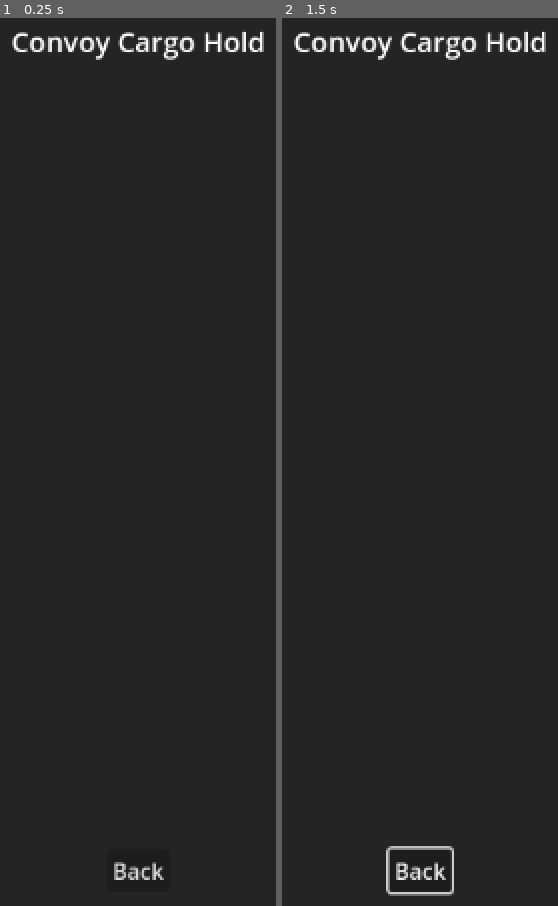
Above: before the commit, frames 1-2 (left to right).
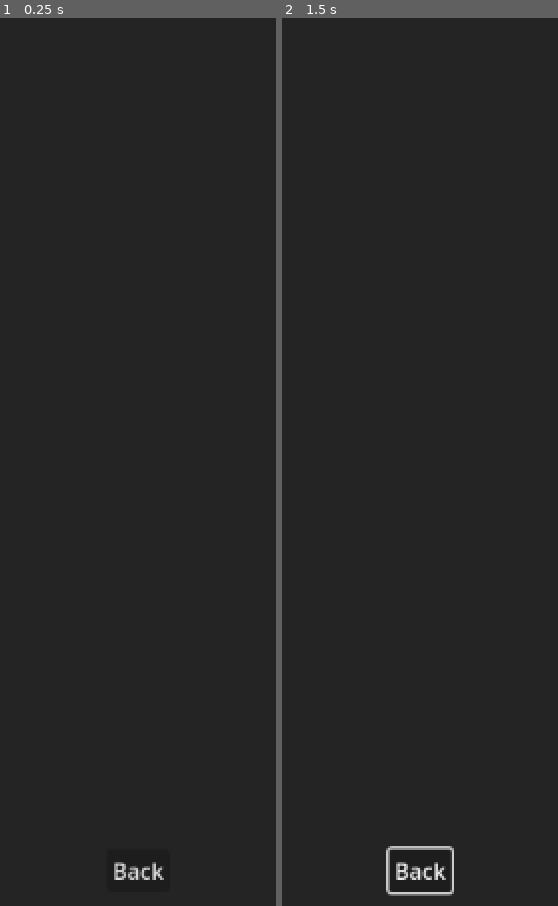
Above: after the commit, the same moments.

Repository: OoriData/DF_Godot
Game: Godot game, scene res://Scenes/ConvoyCargoMenu.tscn
The game is run twice, just before and just after one commit, with the same random seed, the same clock (stepped at 60 frames per second) and the same inputs. This scene is started directly instead of the project's main scene.
Inputs (mouse positions are in pixels of both pictures, inside the frame that each line leads up to):
- Up to frame 1 (0.25 s): no input
- Up to frame 2 (1.5 s): click "Back" at 0.5 s; move the mouse to (outside the picture) at 1.27 s; click (outside the picture) at 1.42 s

The runs differ from the first frame. In frame 1, 1.1% of the frame differs, in the area x 4-96%, y 1-5%; in frame 2, 1.1%.

Commit message:
Cargo Menu Update

Diff:
--- a/Scenes/ConvoyCargoMenu.tscn
+++ b/Scenes/ConvoyCargoMenu.tscn
@@ -36,15 +36,13 @@
 [node name="TitleLabel" type="Label" parent="MainVBox"]
 layout_mode = 2
 theme_override_font_sizes/font_size = 20
-text = "Convoy Cargo Hold"
-horizontal_alignment = 1
+horizontal_alignment = 0
 
 [node name="ScrollContainer" type="ScrollContainer" parent="MainVBox"]
 layout_mode = 2
 size_flags_vertical = 3
 
 [node name="CargoItemsVBox" type="VBoxContainer" parent="MainVBox/ScrollContainer"]
-unique_name_in_owner = true
 layout_mode = 2
 size_flags_horizontal = 3
 size_flags_vertical = 3
--- a/Scenes/ConvoyVehicleMenu.tscn
+++ b/Scenes/ConvoyVehicleMenu.tscn
@@ -60,3 +60,4 @@
 [node name="BackButton" type="Button" parent="MainVBox"]
 layout_mode = 2
 size_flags_horizontal = 4
+text = "Back"
--- a/Scripts/convoy_cargo_menu.gd
+++ b/Scripts/convoy_cargo_menu.gd
@@ -16,23 +16,46 @@
 		printerr("ConvoyCargoMenu: BackButton node not found. Ensure it's named 'BackButton' in the scene.")
 
 func initialize_with_data(data: Dictionary):
+	# Ensure this function runs only after the node is fully ready and @onready vars are set.
+	if not is_node_ready():
+		printerr("ConvoyCargoMenu: initialize_with_data called BEFORE node is ready! Deferring.")
+		call_deferred("initialize_with_data", data)
+		return
+
 	convoy_data_received = data.duplicate() # Duplicate to avoid modifying the original
 	# print("ConvoyCargoMenu: Initialized with data: ", convoy_data_received) # DEBUG
 
 	if is_instance_valid(title_label) and convoy_data_received.has("convoy_name"):
-		title_label.text = "%s - Cargo Hold" % convoy_data_received.get("convoy_name", "Unknown Convoy")
+		title_label.text = "%s" % convoy_data_received.get("convoy_name", "Unknown Convoy")
 	elif is_instance_valid(title_label):
 		title_label.text = "Cargo Hold"
 
 	_populate_cargo_list()
 
 func _populate_cargo_list():
-	if not is_instance_valid(cargo_items_vbox):
-		printerr("ConvoyCargoMenu: CargoItemsVBox node not found.")
+	# Diagnostic: Try to get the node directly here
+	var main_vbox_node: VBoxContainer = get_node_or_null("MainVBox")
+	if not is_instance_valid(main_vbox_node):
+		printerr("ConvoyCargoMenu: _populate_cargo_list - MainVBox node NOT FOUND via get_node_or_null. Path: MainVBox")
+		printerr("ConvoyCargoMenu: _populate_cargo_list - State of @onready var cargo_items_vbox: %s" % [cargo_items_vbox]) # Log original target for context
+		return
+
+	var scroll_container_node: ScrollContainer = main_vbox_node.get_node_or_null("ScrollContainer")
+	if not is_instance_valid(scroll_container_node):
+		printerr("ConvoyCargoMenu: _populate_cargo_list - ScrollContainer node NOT FOUND as child of MainVBox. Path: MainVBox/ScrollContainer")
+		printerr("ConvoyCargoMenu: _populate_cargo_list - State of @onready var cargo_items_vbox: %s" % [cargo_items_vbox])
+		return
+
+	var direct_vbox_ref: VBoxContainer = scroll_container_node.get_node_or_null("CargoItemsVBox")
+
+	if not is_instance_valid(direct_vbox_ref):
+		printerr("ConvoyCargoMenu: _populate_cargo_list - CargoItemsVBox node NOT FOUND as child of ScrollContainer. Full attempted path: MainVBox/ScrollContainer/CargoItemsVBox")
+		# Also log the state of the @onready var for comparison
+		printerr("ConvoyCargoMenu: _populate_cargo_list - State of @onready var cargo_items_vbox: %s" % [cargo_items_vbox])
 		return
 
 	# Clear any previous items from the list
-	for child in cargo_items_vbox.get_children():
+	for child in direct_vbox_ref.get_children():
 		child.queue_free()
 
 	var all_cargo_list: Array = convoy_data_received.get("all_cargo", [])
@@ -41,17 +64,21 @@
 		var no_cargo_label = Label.new()
 		no_cargo_label.text = "This convoy is carrying no cargo."
 		no_cargo_label.horizontal_alignment = HORIZONTAL_ALIGNMENT_CENTER
-		cargo_items_vbox.add_child(no_cargo_label)
+		direct_vbox_ref.add_child(no_cargo_label)
 		return
 
 	# Aggregate cargo items by name to sum quantities (as seen in ConvoyMenu)
 	var aggregated_cargo: Dictionary = {}
+	# aggregated_cargo will store: { "Item Name": { "quantity": X, "item_data_sample": { ... } } }
+
 	for cargo_item_data in all_cargo_list:
 		if cargo_item_data is Dictionary:
 			var item_name: String = cargo_item_data.get("name", "Unknown Item")
 			var item_quantity: int = cargo_item_data.get("quantity", 0)
 			if item_quantity > 0: # Only add if quantity is positive
-				aggregated_cargo[item_name] = aggregated_cargo.get(item_name, 0) + item_quantity
+				if not aggregated_cargo.has(item_name):
+					aggregated_cargo[item_name] = {"quantity": 0, "item_data_sample": cargo_item_data.duplicate(true)} # Store a sample
+				aggregated_cargo[item_name]["quantity"] += item_quantity
 		else:
 			printerr("ConvoyCargoMenu: Encountered non-dictionary item in all_cargo list: ", cargo_item_data)
 
@@ -59,16 +86,64 @@
 		var issue_label = Label.new()
 		issue_label.text = "No displayable cargo items (check quantities)."
 		issue_label.horizontal_alignment = HORIZONTAL_ALIGNMENT_CENTER
-		cargo_items_vbox.add_child(issue_label)
+		direct_vbox_ref.add_child(issue_label)
 		return
 
 	for item_name in aggregated_cargo:
-		var quantity = aggregated_cargo[item_name]
+		var agg_data = aggregated_cargo[item_name]
+		var quantity = agg_data["quantity"]
+		var item_data_sample_for_inspect = agg_data["item_data_sample"]
+
+		var hbox = HBoxContainer.new()
+		hbox.size_flags_horizontal = Control.SIZE_EXPAND_FILL
+
 		var item_label = Label.new()
 		item_label.text = "%s x %s" % [item_name, quantity]
-		item_label.set_h_size_flags(Control.SIZE_EXPAND_FILL) # Make label take full width
-		cargo_items_vbox.add_child(item_label)
+		item_label.size_flags_horizontal = Control.SIZE_EXPAND_FILL
+		item_label.size_flags_vertical = Control.SIZE_SHRINK_CENTER
+		item_label.vertical_alignment = VERTICAL_ALIGNMENT_CENTER
+
+		var inspect_button = Button.new()
+		inspect_button.text = "Inspect"
+		inspect_button.custom_minimum_size.x = 100
+		inspect_button.custom_minimum_size.y = 30
+		inspect_button.size_flags_horizontal = Control.SIZE_SHRINK_CENTER
+		inspect_button.size_flags_vertical = Control.SIZE_SHRINK_CENTER
+		inspect_button.pressed.connect(_on_inspect_cargo_item_pressed.bind(item_data_sample_for_inspect))
+
+		hbox.add_child(item_label)
+		hbox.add_child(inspect_button)
+		direct_vbox_ref.add_child(hbox)
 
 func _on_back_button_pressed():
 	# print("ConvoyCargoMenu: Back button pressed. Emitting 'back_requested' signal.") # DEBUG
 	emit_signal("back_requested")
+
+func _on_inspect_cargo_item_pressed(item_data: Dictionary):
+	print("ConvoyCargoMenu: Inspecting cargo item: ", item_data.get("name", "Unknown Item"))
+
+	var dialog = AcceptDialog.new()
+	dialog.title = "Inspect Cargo: " + item_data.get("name", "Item Details")
+
+	var details_text = ""
+	# You can define a list of important keys for cargo if needed, or just iterate all
+	for key in item_data:
+		if item_data[key] != null: # Only show non-null values
+			details_text += "%s: %s\n" % [key.capitalize().replace("_", " "), str(item_data[key])]
+
+	dialog.dialog_text = details_text
+
+	# Add to tree BEFORE trying to access viewport or set size relative to it.
+	get_tree().root.add_child(dialog)
+
+	# Ensure the dialog doesn't exceed viewport dimensions and has a minimum size.
+	var viewport_size = dialog.get_viewport().size
+	dialog.max_size = viewport_size * 0.9 # Max 90% of viewport width and height
+	dialog.min_size = Vector2(300, 200)  # Ensure a minimum sensible size for readability
+
+	# popup_centered() will respect min_size and max_size.
+	# It tries to fit content, then clamps to max_size, and ensures min_size.
+	dialog.popup_centered()
+
+	dialog.connect("confirmed", Callable(dialog, "queue_free"))
+	dialog.connect("popup_hide", Callable(dialog, "queue_free"))
--- a/Scripts/convoy_vehicle_menu.gd
+++ b/Scripts/convoy_vehicle_menu.gd
@@ -2,6 +2,7 @@
 
 # Signal that MenuManager will listen for to go back
 signal back_requested
+signal inspect_all_convoy_cargo_requested(convoy_data) # New signal
 
 # @onready variables for UI elements
 @onready var title_label: Label = $MainVBox/TitleLabel
@@ -11,6 +12,7 @@
 @onready var back_button: Button = $MainVBox/BackButton
 
 var current_vehicle_list: Array = []
+var _current_convoy_data: Dictionary # To store the full convoy data
 
 const CONSUMABLE_CLASS_IDS = [
 	"4ccf7ae4-2297-420c-af71-97eda72dceca", # MRE Boxes
@@ -73,6 +75,7 @@
 	print("ConvoyVehicleMenu: initialize_with_data called. Data keys: ", data.keys())
 
 	if is_instance_valid(title_label):
+		_current_convoy_data = data.duplicate(true) # Store the full convoy data
 		title_label.text = data.get("convoy_name", "Convoy")
 
 	current_vehicle_list = data.get("vehicle_details_list", [])
@@ -232,30 +235,14 @@
 		no_parts_label.text = "  No vehicle parts installed."
 		active_details_vbox.add_child(no_parts_label)
 
-	# Cargo Hold Section (All Non-Intrinsic Items)
-	var cargo_title = Label.new()
-	cargo_title.text = "Cargo Hold:"
-	active_details_vbox.add_child(cargo_title)
-	var cargo_summary_label = Label.new()
-	var cargo_display_text = "  Empty"
-	if not general_cargo_list.is_empty(): # Use the new general_cargo_list
-		var cargo_summary_strings = []
-		var cargo_counts: Dictionary = {}
-		for cargo_item in general_cargo_list: # Use the new list of general cargo
-			var item_name = cargo_item.get("name", "Unknown Item")
-			var item_qty = cargo_item.get("quantity", 1) # Default to 1 if not specified (e.g. for non-stackables)
-			cargo_counts[item_name] = cargo_counts.get(item_name, 0) + item_qty
-
-		if not cargo_counts.is_empty():
-			for item_name in cargo_counts:
-				cargo_summary_strings.append("%s x%s" % [item_name, cargo_counts[item_name]])
-			cargo_display_text = "  " + ", ".join(cargo_summary_strings)
-		else:
-			cargo_display_text = "  Contains unidentifiable items."
-	cargo_summary_label.text = cargo_display_text
-	cargo_summary_label.autowrap_mode = TextServer.AUTOWRAP_WORD
-	cargo_summary_label.size_flags_horizontal = Control.SIZE_EXPAND_FILL
-	active_details_vbox.add_child(cargo_summary_label)
+	# Add button to view full convoy cargo manifest
+	var view_cargo_button = Button.new()
+	view_cargo_button.text = "View Full Cargo Manifest"
+	view_cargo_button.size_flags_horizontal = Control.SIZE_SHRINK_CENTER # Center the button
+	view_cargo_button.pressed.connect(_on_view_convoy_cargo_pressed)
+	active_details_vbox.add_child(view_cargo_button)
+
+	# Removed cargo summary label, users will click the button to view cargo.
 
 	print("ConvoyVehicleMenu: VehicleDetailsVBox (active reference) children after add: ", active_details_vbox.get_child_count())
 
@@ -265,6 +252,12 @@
 		details_scroll_container.call_deferred("update_minimum_size")
 	else:
 		printerr("ConvoyVehicleMenu: details_scroll_container is NOT valid at end of _display_vehicle_details.")
+
+func _on_view_convoy_cargo_pressed():
+	if _current_convoy_data:
+		emit_signal("inspect_all_convoy_cargo_requested", _current_convoy_data)
+	else:
+		printerr("ConvoyVehicleMenu: _current_convoy_data is null, cannot open cargo menu.")
 
 func _on_inspect_part_pressed(part_data: Dictionary):
 	print("ConvoyVehicleMenu: Inspecting part: ", part_data.get("name", "Unknown Part"))
--- a/Scripts/menu_manager.gd
+++ b/Scripts/menu_manager.gd
@@ -61,24 +61,29 @@
 	_show_menu(convoy_settlement_menu_scene, convoy_data)
 
 func open_convoy_cargo_menu(convoy_data = null):
-	print("MenuManager: open_convoy_cargo_menu called. Convoy Data Received: ")
-	print(convoy_data) # This will print the full dictionary to the console
-
-	# # --- Save convoy_data to a file ---
-	# if convoy_data != null:
-	# 	var file_path = "res://Other/convoy_data_example.json"
-	# 	var json_string = JSON.stringify(convoy_data, "\t", true) # Pretty print with tabs
-
-	# 	var file = FileAccess.open(file_path, FileAccess.WRITE)
-	# 	if FileAccess.get_open_error() == OK:
-	# 		file.store_string(json_string)
-	# 		file.close()
-	# 		print("MenuManager: Convoy data saved to: ", file_path)
-	# 	else:
-	# 		printerr("MenuManager: Error saving convoy data to file. Path: ", file_path, " Error: ", FileAccess.get_open_error())
-	# # --- End save convoy_data to a file ---
-
-	_show_menu(convoy_cargo_menu_scene, convoy_data)
+	if convoy_data == null:
+		printerr("MenuManager: open_convoy_cargo_menu called with null data.")
+		_show_menu(convoy_cargo_menu_scene, {"all_cargo": [], "convoy_name": "Unknown Convoy"}) # Pass empty structure
+		return
+
+	print("MenuManager: open_convoy_cargo_menu called. Original Convoy Data Keys: ", convoy_data.keys())
+
+	# Prepare data specifically for ConvoyCargoMenu: aggregate all cargo.
+	var processed_data_for_cargo_menu = convoy_data.duplicate(true) # Start with a copy
+	var all_convoy_items_aggregated: Array = []
+
+	var vehicle_list: Array = convoy_data.get("vehicle_details_list", [])
+	for vehicle_detail in vehicle_list:
+		if vehicle_detail is Dictionary:
+			var vehicle_cargo: Array = vehicle_detail.get("cargo", [])
+			for cargo_item in vehicle_cargo:
+				# We only care about non-intrinsic parts for the general cargo manifest
+				if cargo_item is Dictionary and cargo_item.get("intrinsic_part_id") == null:
+					all_convoy_items_aggregated.append(cargo_item)
+
+	processed_data_for_cargo_menu["all_cargo"] = all_convoy_items_aggregated
+	print("MenuManager: Processed data for cargo menu. Aggregated items count: ", all_convoy_items_aggregated.size())
+	_show_menu(convoy_cargo_menu_scene, processed_data_for_cargo_menu)
 
 # --- Generic menu handling ---
 func _show_menu(menu_scene_resource, data_to_pass = null, add_to_stack: bool = true):
@@ -208,6 +213,11 @@
 			current_active_menu.open_settlement_menu_requested.connect(open_convoy_settlement_menu, CONNECT_ONE_SHOT)
 		if current_active_menu.has_signal("open_cargo_menu_requested"):
 			current_active_menu.open_cargo_menu_requested.connect(open_convoy_cargo_menu, CONNECT_ONE_SHOT)
+	# Connect signals FOR ConvoyVehicleMenu
+	elif menu_type == "convoy_vehicle_submenu":
+		if current_active_menu.has_signal("inspect_all_convoy_cargo_requested"):
+			current_active_menu.inspect_all_convoy_cargo_requested.connect(open_convoy_cargo_menu, CONNECT_ONE_SHOT)
+
 
 func go_back():
 	# print("MenuManager: go_back() called. Current active menu: ", current_active_menu) # DEBUG
